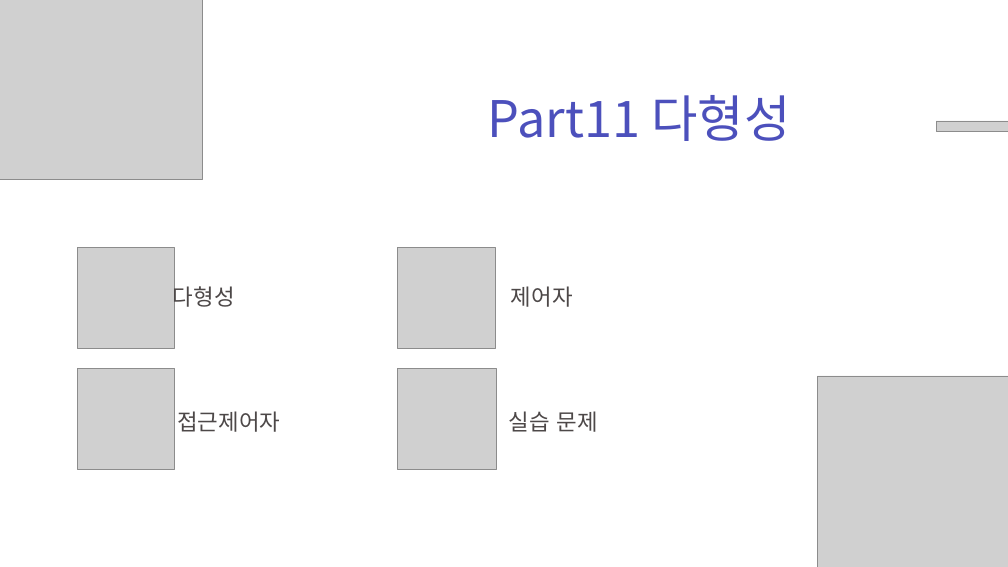
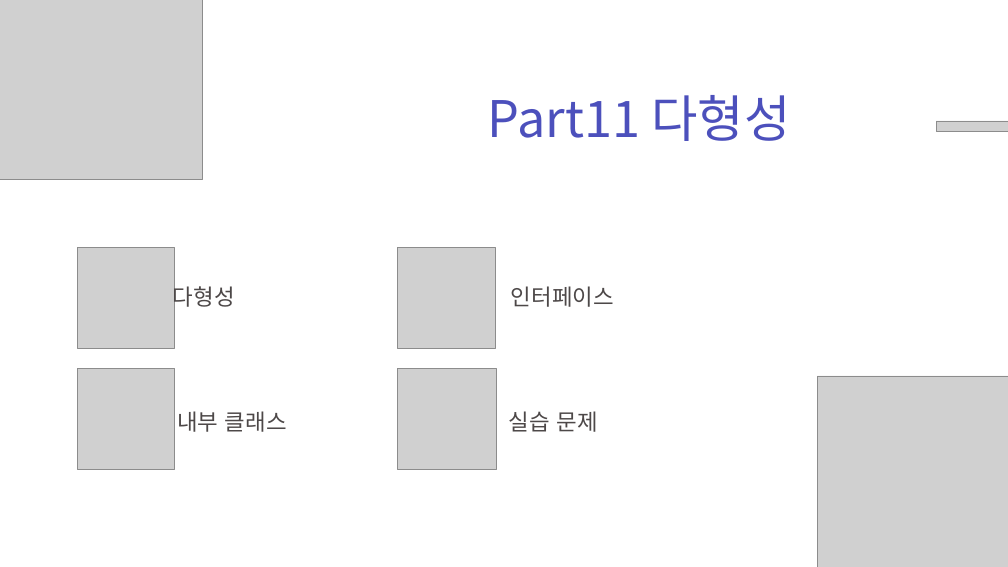
Before and after one commit to zest132/JavaLecture, a slide deck: slide 2 of JavaLecture/LectureFile/java 11강 인터페이스와다형성.pptx. Drawn at 1008x567 pixels with LibreOffice and Linux fonts; fonts in the diff are those of the drawing; grey boxes stand for pictures. Boxes give left, top, right and bottom in pixels: in the first picture for what was removed or moved away, otherwise in the second. Text is boxed around its words. In the diff, an @@ line names an element or a change of style, - is before the commit and + after.

```diff
--- a/JavaLecture/LectureFile/java 11강 인터페이스와다형성.pptx
+++ b/JavaLecture/LectureFile/java 11강 인터페이스와다형성.pptx
@@ text at bbox=[511, 286, 614, 307]: text changed @@
-제어자
+인터페이스
@@ text at bbox=[177, 411, 287, 432]: text changed @@
-접근제어자
+내부 클래스
```
Also in this commit, not shown: 2 other slides changed, 8 slides added, 13 slides removed, 13 other files.
